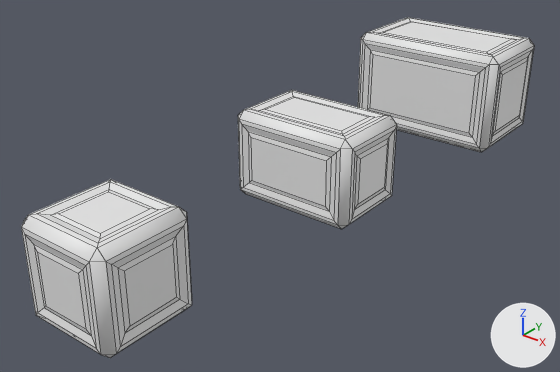
The FBX model Assets/model/crate.fbx: old version first, new version second.
Before and after are seen from a camera (50 mm lens) standing at (4.76, -6.59, 3.55) and looking at (-0.22, -0.38, -0.3). Lighting does not change. The marker at lower right points along +X, +Y and +Z. Mesh edges are drawn as thin lines. Vertices at the same position are counted once.

The older version as bpy lines, for what is in view:
```python
me_cube = bpy.data.meshes.new('Cube')
me_cube.from_pydata(...)  # 96 vertices, 98 faces; spans x -0.528..0.528, y -0.528..0.528, z -0.528..0.528
me_cube_002 = bpy.data.meshes.new('Cube.002')
me_cube_002.from_pydata(...)  # 96 vertices, 98 faces; spans x -0.78..0.78, y -0.53..0.53, z -0.53..0.53
me_cube_003 = bpy.data.meshes.new('Cube.003')
me_cube_003.from_pydata(...)  # 96 vertices, 98 faces; spans x -1.03..1.03, y -0.65..0.65, z -0.53..0.78
ob_crate_large = bpy.data.objects.new('crate_large', me_cube_003)
ob_crate_large.location = (0.0, 3.0, 0.0)
ob_crate_medium = bpy.data.objects.new('crate_medium', me_cube_002)
ob_crate_medium.location = (0.0, 0.0, 0.0)
ob_crate_small = bpy.data.objects.new('crate_small', me_cube)
ob_crate_small.location = (0.0, -3.0, 0.0)
```
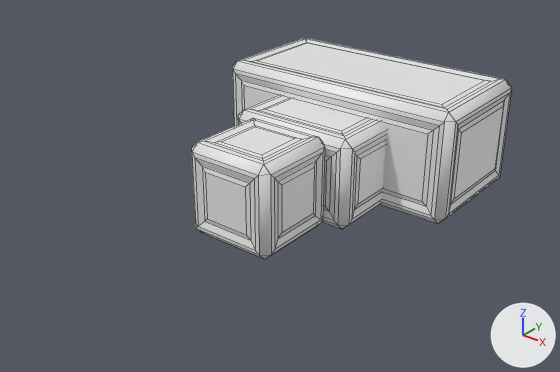
Commit message: made large crate larger

Where the change shows, as pixel boxes [x1, y1, x2, y2] in the pictures (560 x 372 px; the box of a moved part takes in the faces that stretch with it):
'crate_small', moved
    before: [21, 179, 192, 358]
    after: [191, 118, 325, 259]
'crate_large', reshaped, moved (59% wider, 38% taller)
    before: [358, 17, 534, 152]
    after: [232, 38, 512, 224]
part 1 of me_cube_003, moved or reshaped
    before: [358, 33, 373, 110]
    after: [232, 63, 244, 126]
part 2 of me_cube_003, moved or reshaped
    before: [369, 17, 412, 33]
    after: [238, 38, 307, 62]
part 3 of me_cube_003, moved or reshaped
    before: [363, 32, 502, 152]
    after: [233, 60, 461, 224]
part 4 of me_cube_003, moved or reshaped
    before: [384, 17, 534, 148]
    after: [257, 38, 512, 219]

Edits to the bpy script that builds the scene:
```text
Change me_cube_003:
    where me_cube_003.from_pydata(...)  # 96 vertices, 98 faces; spans x -1.03..1.03, y -0.65..0.65, z -0.53..0.78
    used by ob_crate_large; location = (0.0, 3.0, 0.0)
    me_cube_003 part 1: all 24 vertices in x -1.03..-0.77, y -0.65..-0.39, z -0.53..0.78 are moved by (-0.5, -0.12, 0.0)
    me_cube_003 part 2: all 24 vertices in x -1.03..-0.77, y 0.39..0.65, z -0.53..0.78 are moved by (-0.5, 0.12, 0.0)
    me_cube_003 part 3: all 24 vertices in x 0.77..1.03, y -0.65..-0.39, z -0.53..0.78 are moved by (0.5, -0.12, 0.0)
    me_cube_003 part 4: all 24 vertices in x 0.77..1.03, y 0.39..0.65, z -0.53..0.78 are moved by (0.5, 0.12, 0.0)
Change ob_crate_small:
    ob_crate_small.location: (0.0, -3.0, 0.0) -> (0.0, -1.0, 0.0)
Change ob_crate_large:
    ob_crate_large.location: (0.0, 3.0, 0.0) -> (0.0, 1.0, 0.0)
```
